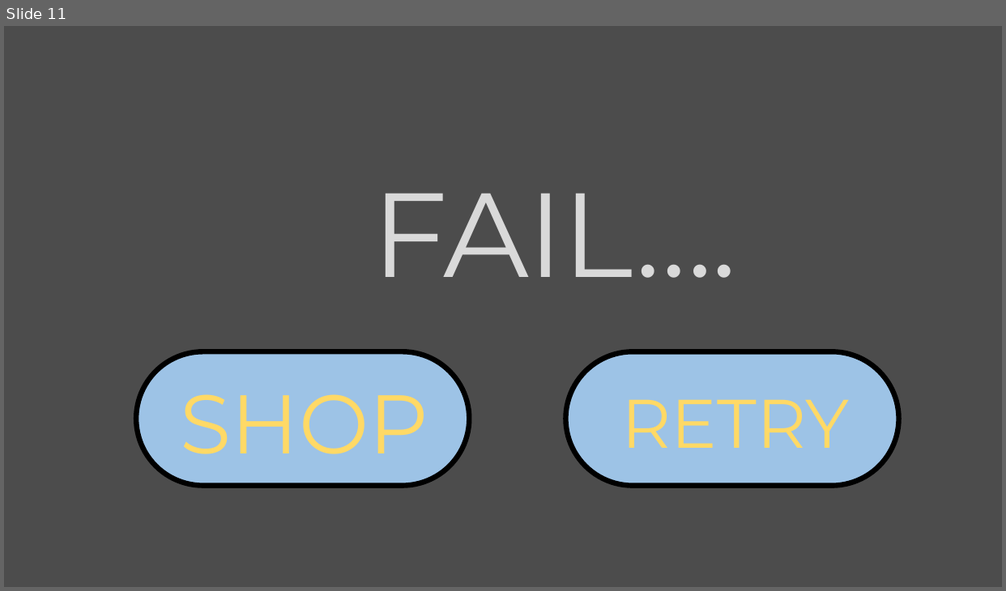
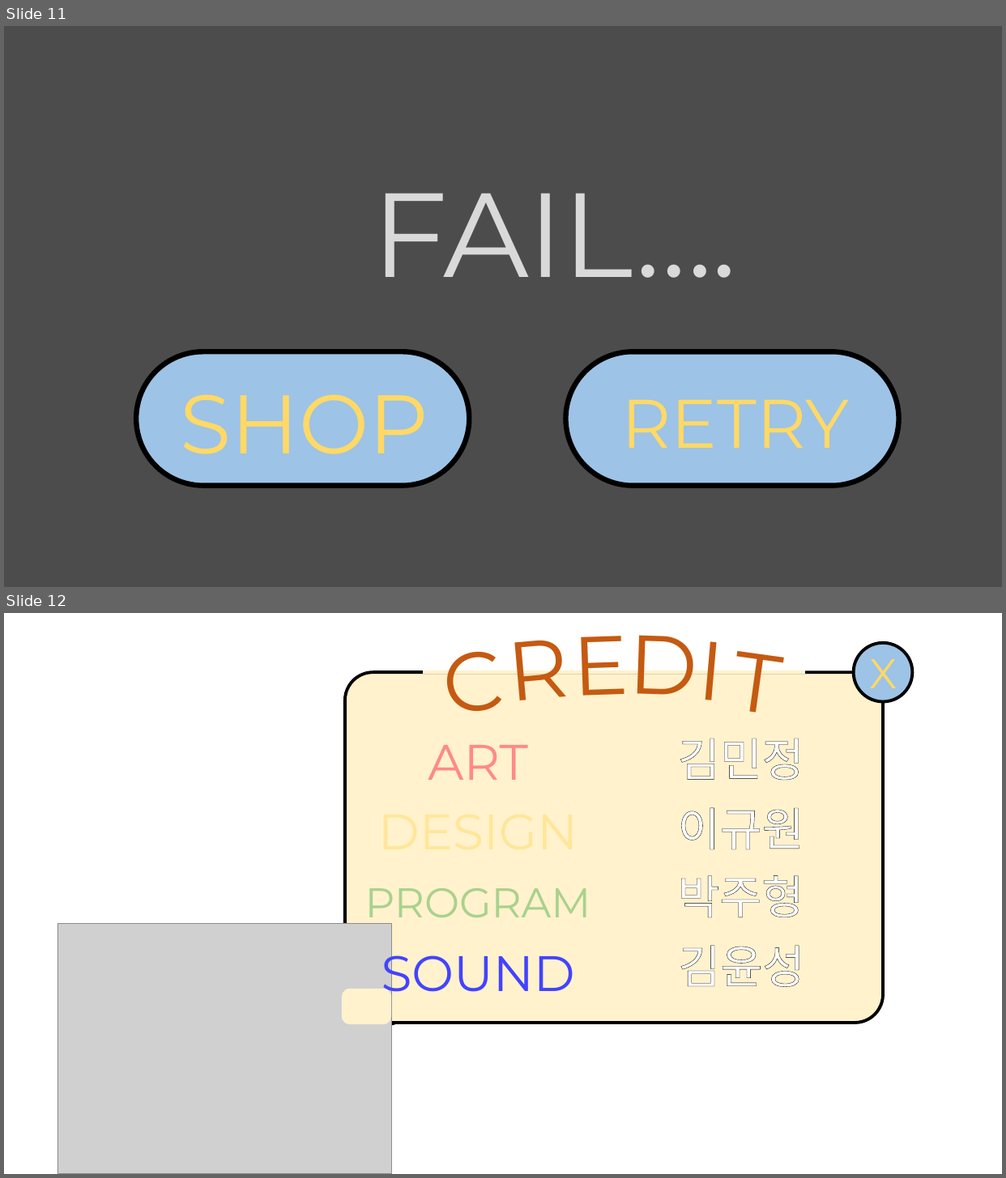
Before and after one commit to SNUGDC/CatDefense, a slide deck: UI Design.pptx. Shown one above the other, each under a label of ours: slide 11 before the commit, slides 11 and 12 after it. The pictures are 1006x591 and 1006x1178 pixels, drawn with LibreOffice and Linux fonts; fonts in the diff are those of the drawing; grey boxes stand for pictures. Boxes give left, top, right and bottom in pixels: in the first picture for what was removed or moved away, otherwise in the second. Text is boxed around its words. In the diff, an @@ line names an element or a change of style, - is before the commit and + after.

```diff
--- a/UI Design.pptx
+++ b/UI Design.pptx
@@ slide 12 added at (x1=4, y1=613, x2=1002, y2=1174), background #FFFFFF @@
@@ group added at (x1=57, y1=613, x2=913, y2=1174): 13 texts, 2 rounded rectangles, 1 triangle, 1 ellipse, 1 picture, 1 line @@
+X
+SOUND
+PROGRAM
+ART
+C
+R
+E
+D
+I
+T
+김민정
+이규원
+박주형
+김윤성
```
Also in this commit, not shown: 1 other file.
